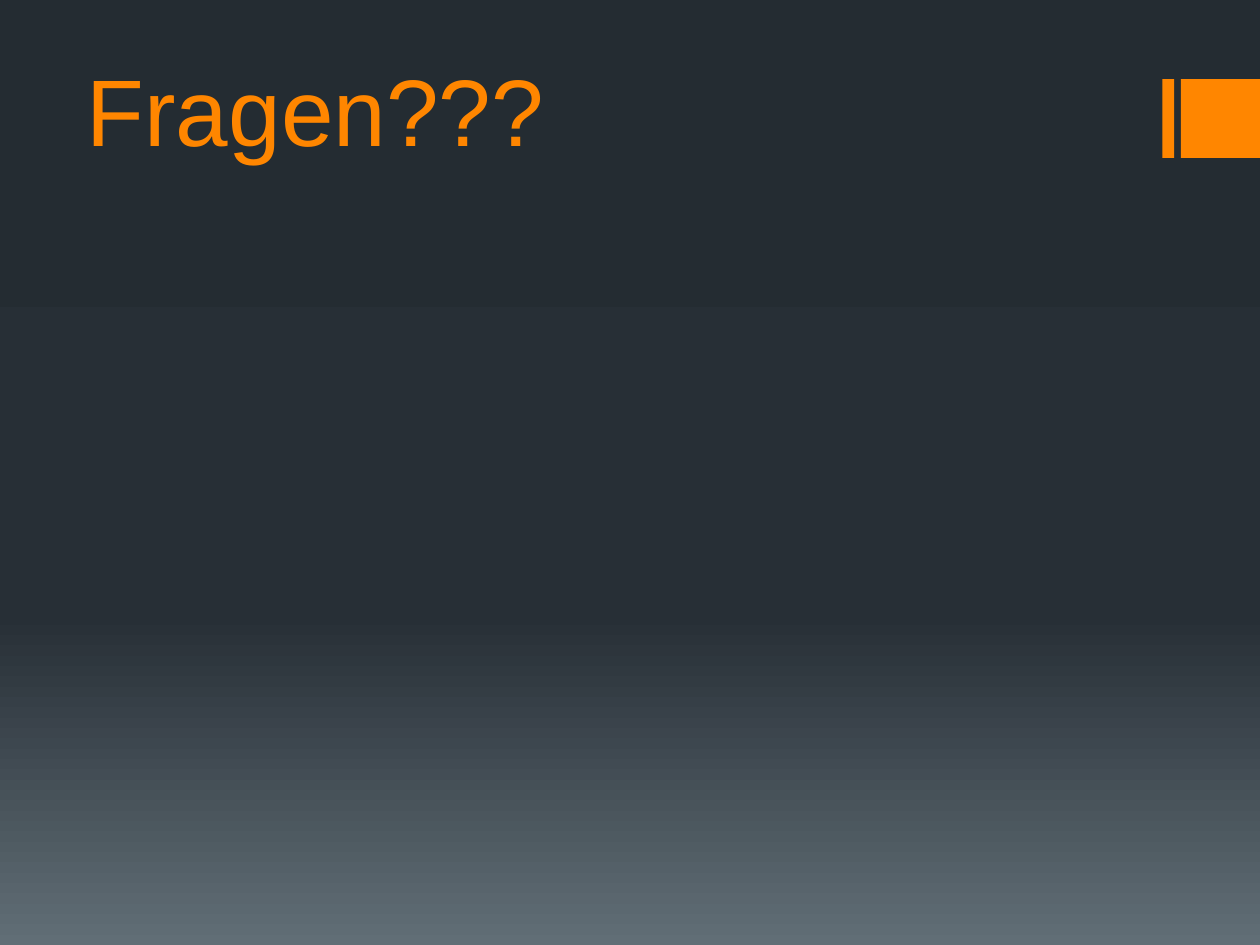
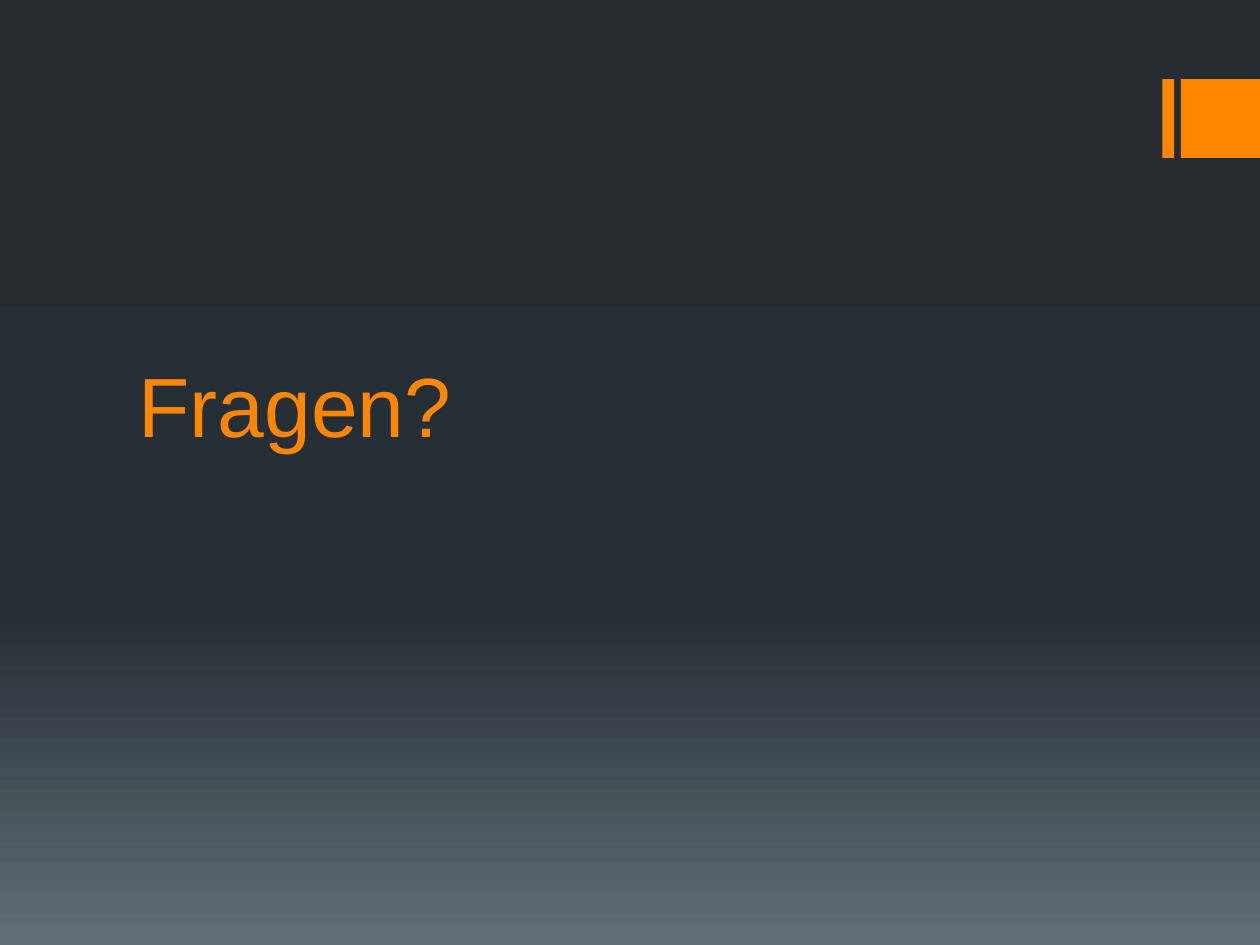
Before and after one commit to docker-apps/Docker, a slide deck: slide 15 of Documents/Analyse/Analyse_Präsentation_v1.pptx. Drawn at 1260x945 pixels with LibreOffice and Linux fonts; fonts in the diff are those of the drawing. Boxes give left, top, right and bottom in pixels: in the first picture for what was removed or moved away, otherwise in the second. Text is boxed around its words. In the diff, an @@ line names an element or a change of style, - is before the commit and + after.

```diff
--- a/Documents/Analyse/Analyse_Präsentation_v1.pptx
+++ b/Documents/Analyse/Analyse_Präsentation_v1.pptx
@@ title at (139,378,452,452): text changed; size 54 to 48 pt @@
-Fragen???
+Fragen?
```
Also in this commit, not shown: 1 other slide changed, 2 slides added, 1 slide removed.
